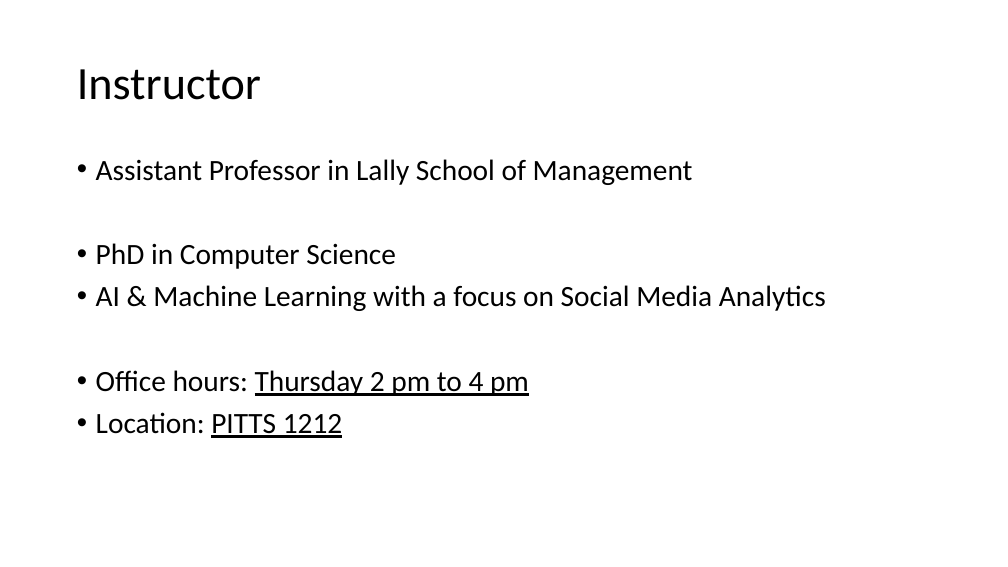
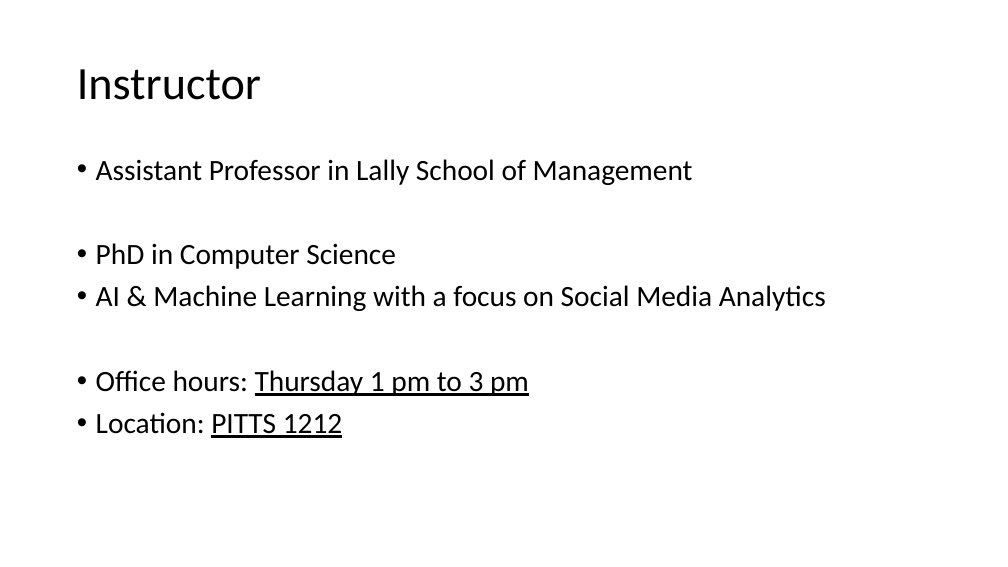
Before and after one commit to predictivemodeling/predictivemodeling.github.io, a slide deck: slide 4 of Lectures/Lecture-1.pptx. Drawn at 1008x567 pixels with LibreOffice and Linux fonts; fonts in the diff are those of the drawing. Boxes give left, top, right and bottom in pixels: in the first picture for what was removed or moved away, otherwise in the second. Text is boxed around its words. In the diff, an @@ line names an element or a change of style, - is before the commit and + after.

```diff
--- a/Lectures/Lecture-1.pptx
+++ b/Lectures/Lecture-1.pptx
@@ text at [96, 370, 529, 396]: text changed @@
-• Office hours: Thursday 2 pm to 4 pm
+• Office hours: Thursday 1 pm to 3 pm
```
Also in this commit, not shown: 2 other slides changed, 3 slides removed.
